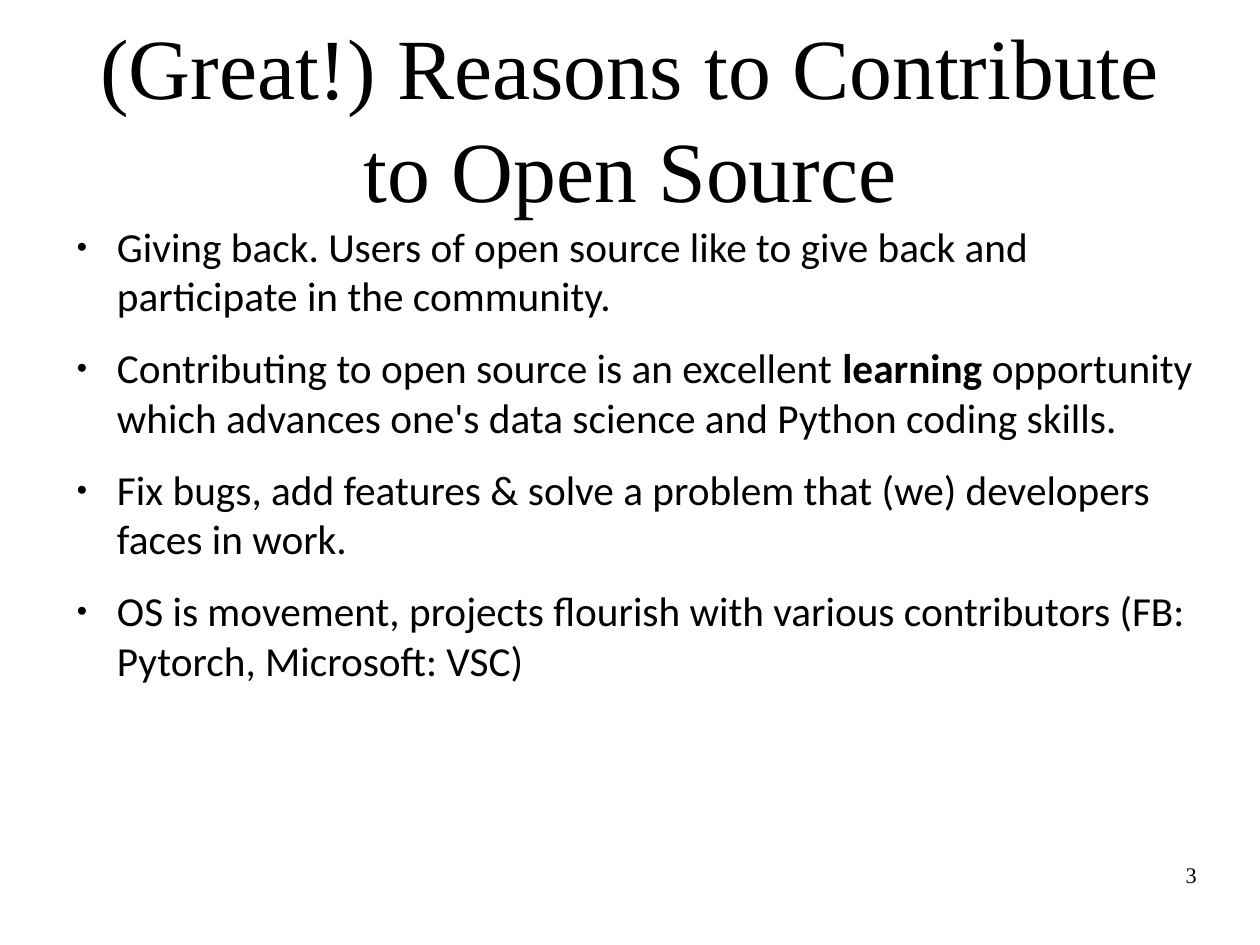
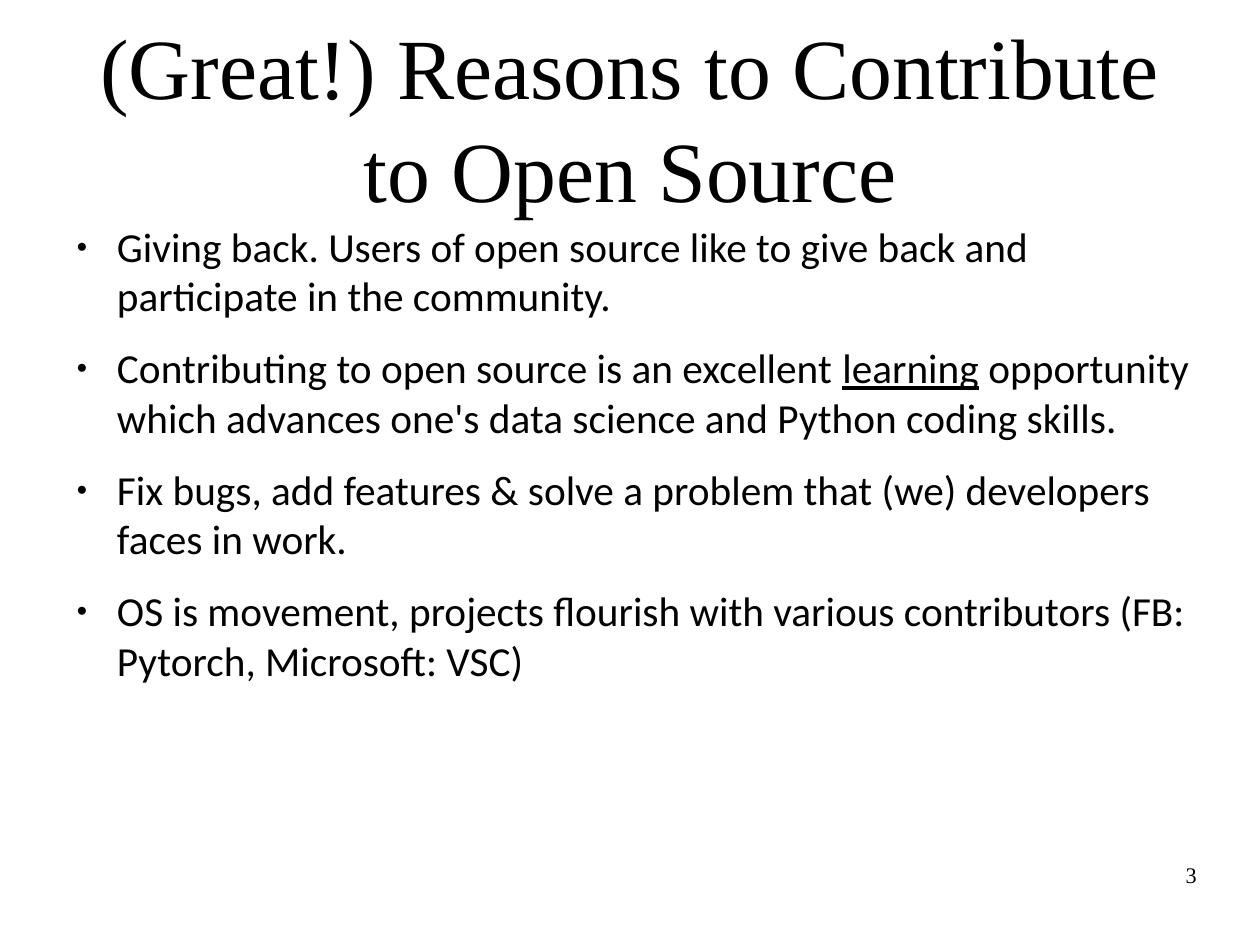
Before and after one commit to data-umbrella/data-umbrella-scikit-learn-sprint, a slide deck: slide 3 of data-umbrella-sprint-intro.odp. Drawn at 1260x945 pixels with LibreOffice and Linux fonts; fonts in the diff are those of the drawing. Boxes give left, top, right and bottom in pixels: in the first picture for what was removed or moved away, otherwise in the second. Text is boxed around its words. In the diff, an @@ line names an element or a change of style, - is before the commit and + after.

```diff
--- a/data-umbrella-sprint-intro.odp
+++ b/data-umbrella-sprint-intro.odp
@@ text at (x1=117, y1=354, x2=1188, y2=440): bold off, underline on in "learning" @@
```
Also in this commit, not shown: 2 other slides changed, 1 slide added, 1 other file.
